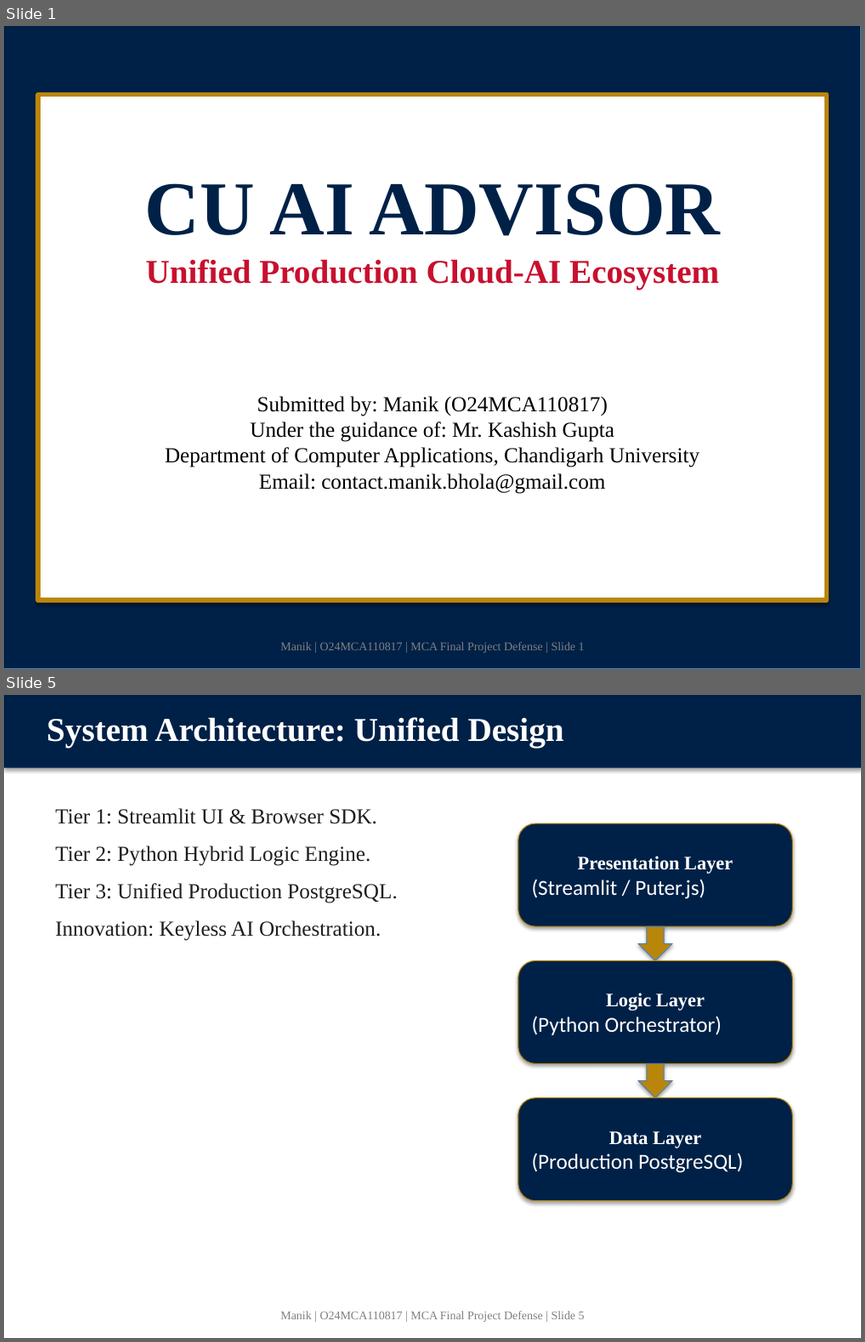
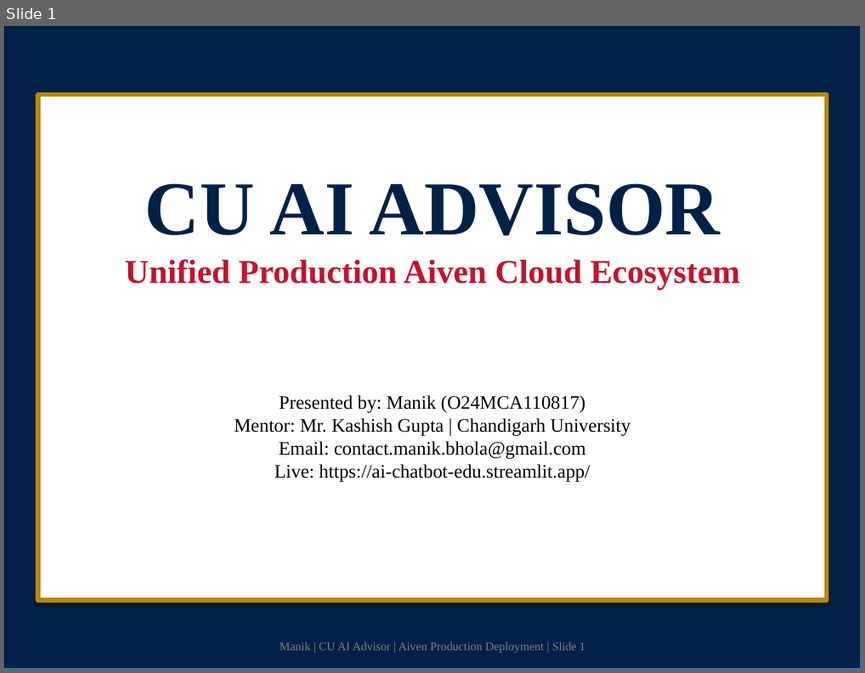
Before and after one commit to manikbholaji/ai-chatbot, a slide deck: CU_AI_Advisor_FINAL_MASTER.pptx. Shown one above the other, each under a label of ours: slides 1 and 5 before the commit, slide 1 after it; the slides between them are not shown. The pictures are 865x1342 and 865x673 pixels, drawn with LibreOffice and Linux fonts; fonts in the diff are those of the drawing. Boxes give left, top, right and bottom in pixels: in the first picture for what was removed or moved away, otherwise in the second. Text is boxed around its words. In the diff, an @@ line names an element or a change of style, - is before the commit and + after.

Commit message:
docs: finalize all deliverables with unified production architecture and Aiven cloud deployment details

```diff
--- a/CU_AI_Advisor_FINAL_MASTER.pptx
+++ b/CU_AI_Advisor_FINAL_MASTER.pptx
@@ slide 5 removed at bbox=[4, 695, 861, 1338], background #FFFFFF @@
@@ rectangle removed at bbox=[4, 695, 861, 768] @@
@@ text removed at bbox=[46, 717, 564, 747] @@
-System Architecture: Unified Design
@@ text removed at bbox=[55, 808, 397, 941] @@
-Tier 1: Streamlit UI & Browser SDK.
-Tier 2: Python Hybrid Logic Engine.
-Tier 3: Unified Production PostgreSQL.
-Innovation: Keyless AI Orchestration.
@@ rounded rectangle removed at bbox=[518, 823, 792, 926] @@
-Presentation Layer
-(Streamlit / Puter.js)
@@ down arrow removed at bbox=[638, 926, 672, 960] @@
@@ rounded rectangle removed at bbox=[518, 960, 792, 1063] @@
-Logic Layer
-(Python Orchestrator)
@@ down arrow removed at bbox=[638, 1063, 672, 1098] @@
@@ rounded rectangle removed at bbox=[518, 1098, 792, 1201] @@
-Data Layer
-(Production PostgreSQL)
@@ text removed at bbox=[280, 1310, 585, 1321] @@
-Manik | O24MCA110817 | MCA Final Project Defense | Slide 5
@@ slide 1 changed as well @@
@@ text at bbox=[125, 259, 740, 290]: text changed @@
-Unified Production Cloud-AI Ecosystem
+Unified Production Aiven Cloud Ecosystem
@@ text at bbox=[234, 395, 630, 482]: text changed; size 18 to 16 pt @@
-Submitted by: Manik (O24MCA110817)
-Under the guidance of: Mr. Kashish Gupta
-Department of Computer Applications, Chandigarh University
-Email: contact.manik.bhola@gmail.com
+Presented by: Manik (O24MCA110817)
+Mentor: Mr. Kashish Gupta | Chandigarh University
+Email: contact.manik.bhola@gmail.com
+Live: https://ai-chatbot-edu.streamlit.app/
@@ text at bbox=[279, 641, 585, 652]: text changed @@
-Manik | O24MCA110817 | MCA Final Project Defense | Slide 1
+Manik | CU AI Advisor | Aiven Production Deployment | Slide 1
```
Also in this commit, not shown: 1 other slide changed, 3 slides added, 8 other slides removed, 1 other file.
